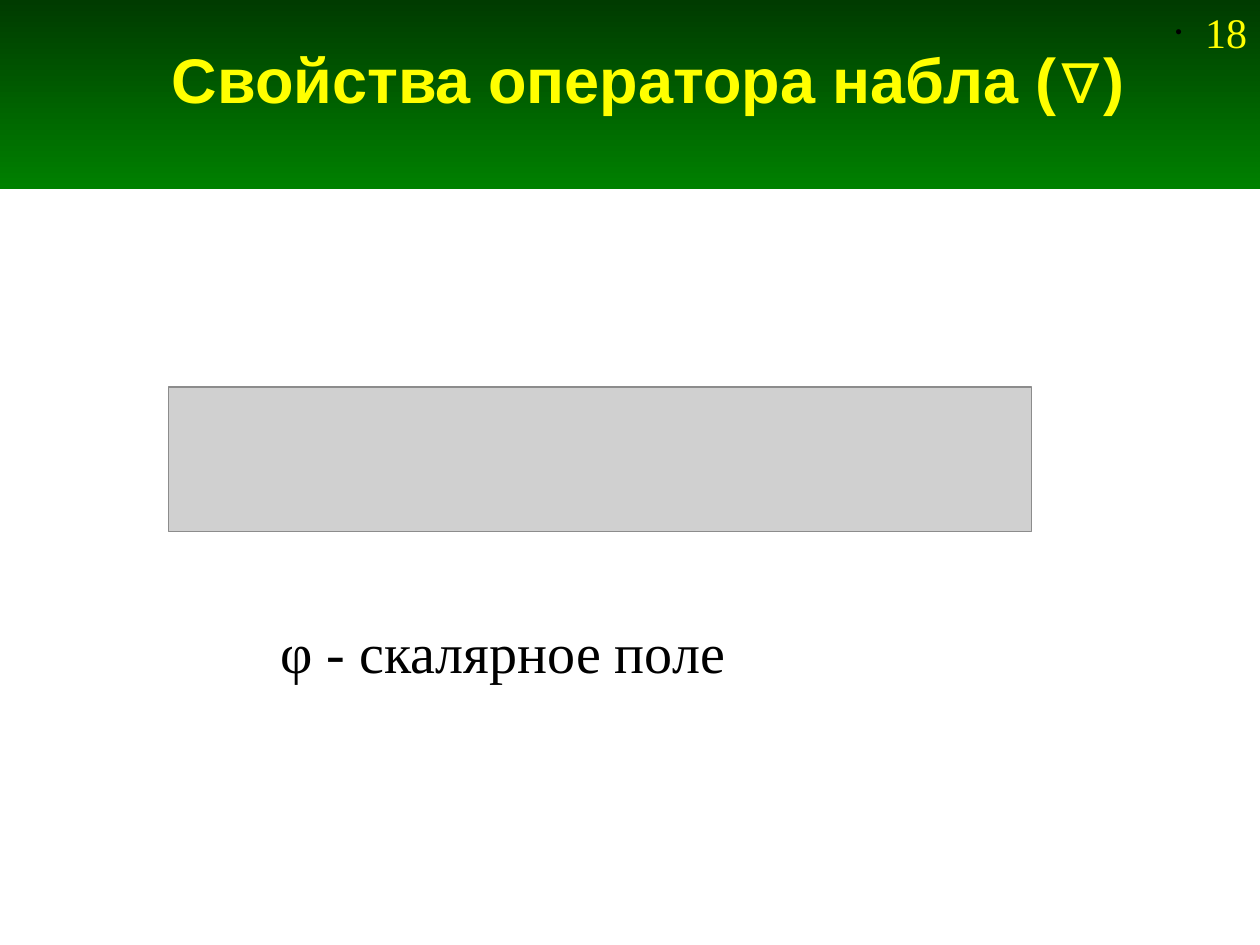
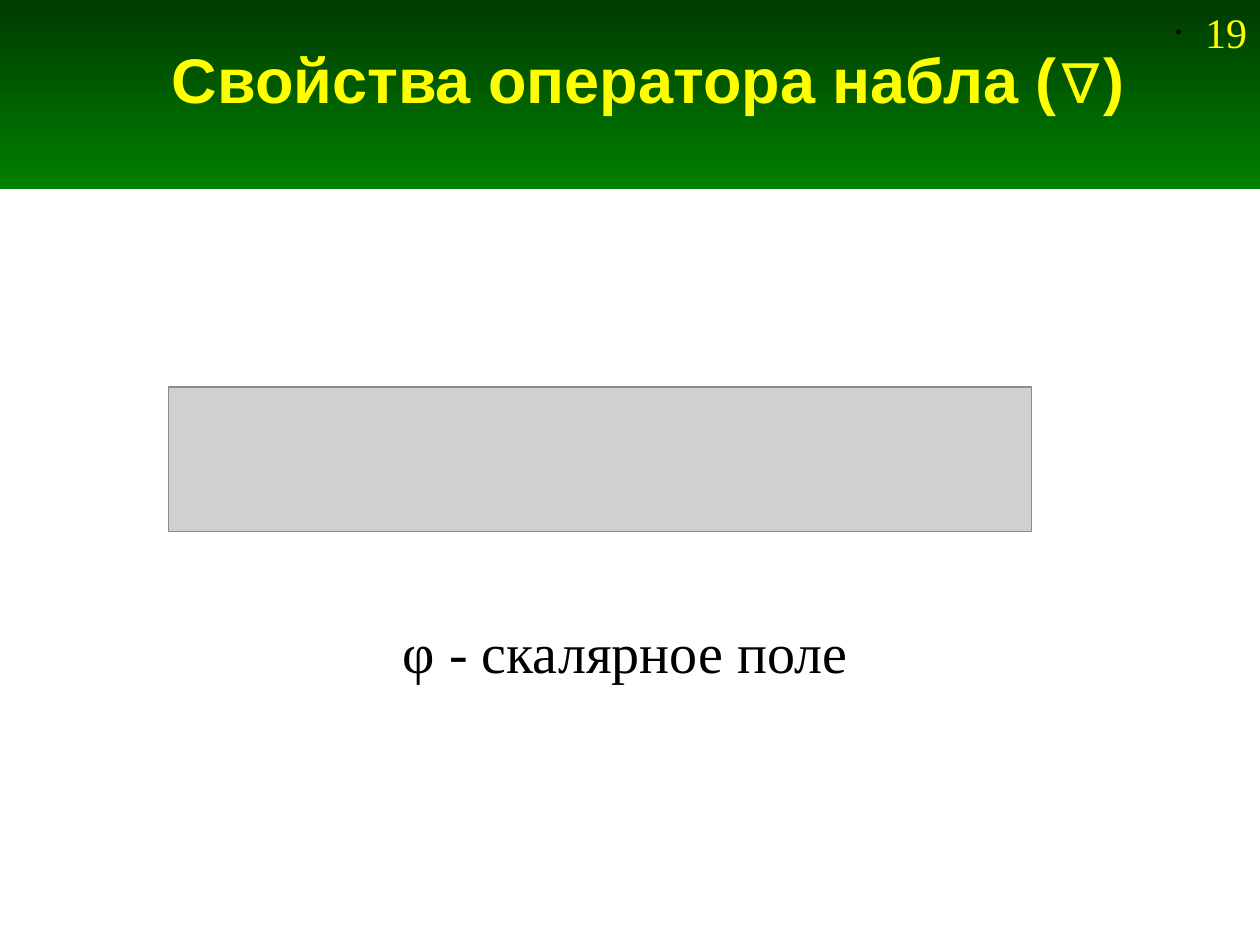
Before and after one commit to andris0147sv/modelling, a slide deck: slide 19 of presentations/2. FDTD.odp (slide 18 before the commit). Drawn at 1260x945 pixels with LibreOffice and Linux fonts; fonts in the diff are those of the drawing; grey boxes stand for pictures. Boxes give left, top, right and bottom in pixels: in the first picture for what was removed or moved away, otherwise in the second. Text is boxed around its words. In the diff, an @@ line names an element or a change of style, - is before the commit and + after.

```diff
--- a/presentations/2. FDTD.odp
+++ b/presentations/2. FDTD.odp
@@ page number at [1205, 20, 1247, 49]: text changed @@
-• 18
+• 19
@@ text "φ - скалярное поле": place and size @@
-text "φ - скалярное поле" at [280, 646, 725, 683]
+text "φ - скалярное поле" at [403, 646, 847, 683]
```
Also in this commit, not shown: 11 other slides changed, 4 slides added, 2 other files.
